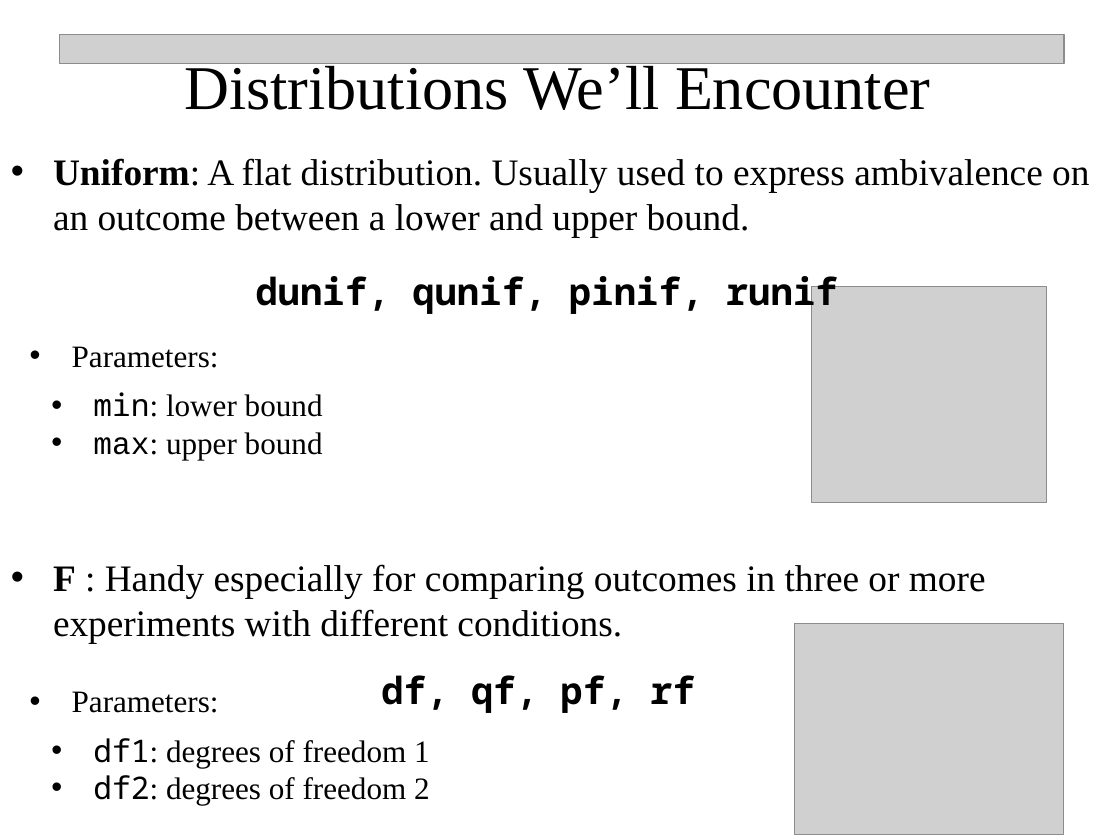
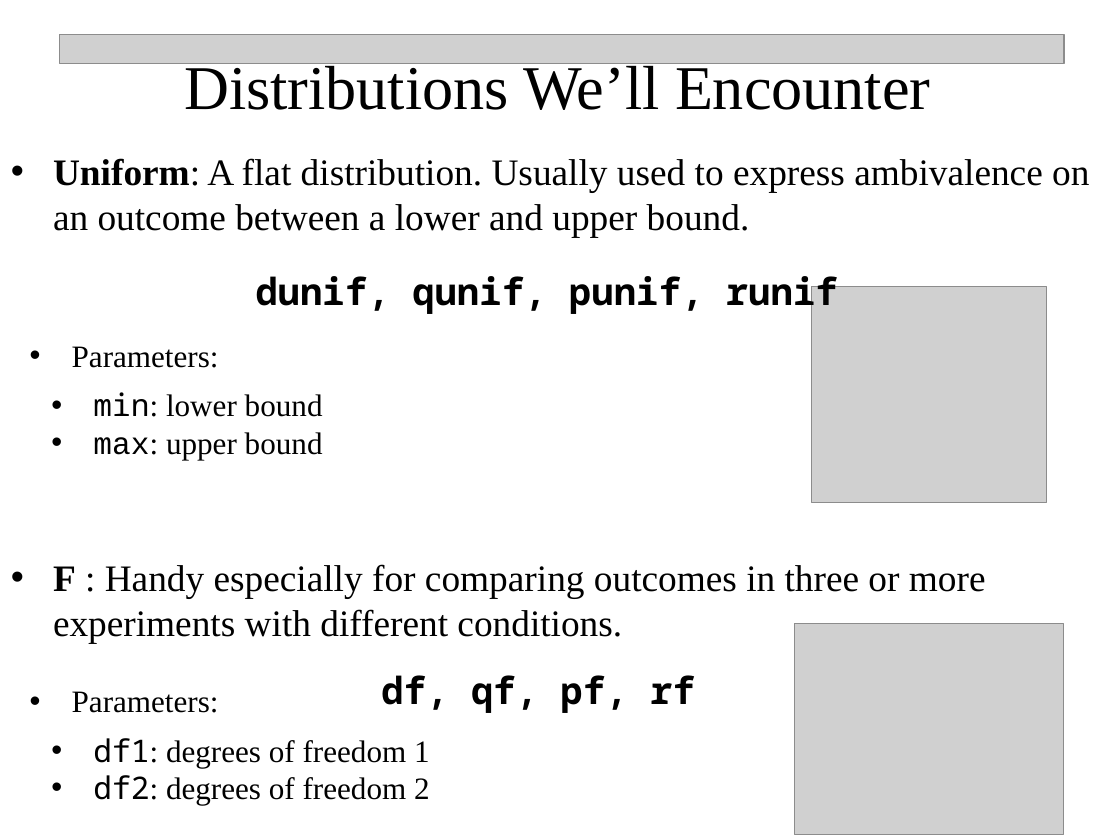
Before and after one commit to npetraco/705, a slide deck: slide 18 of Notes/3_Working_with_probability_distributions_red.pptx. Drawn at 1120x840 pixels with LibreOffice and Linux fonts; fonts in the diff are those of the drawing; grey boxes stand for pictures. Boxes give left, top, right and bottom in pixels: in the first picture for what was removed or moved away, otherwise in the second. Text is boxed around its words. In the diff, an @@ line names an element or a change of style, - is before the commit and + after.

Commit message:
update

```diff
--- a/Notes/3_Working_with_probability_distributions_red.pptx
+++ b/Notes/3_Working_with_probability_distributions_red.pptx
@@ text at (x1=255, y1=276, x2=838, y2=316): text changed @@
-dunif, qunif, pinif, runif
+dunif, qunif, punif, runif
```
Also in this commit, not shown: 1 other slide changed.
